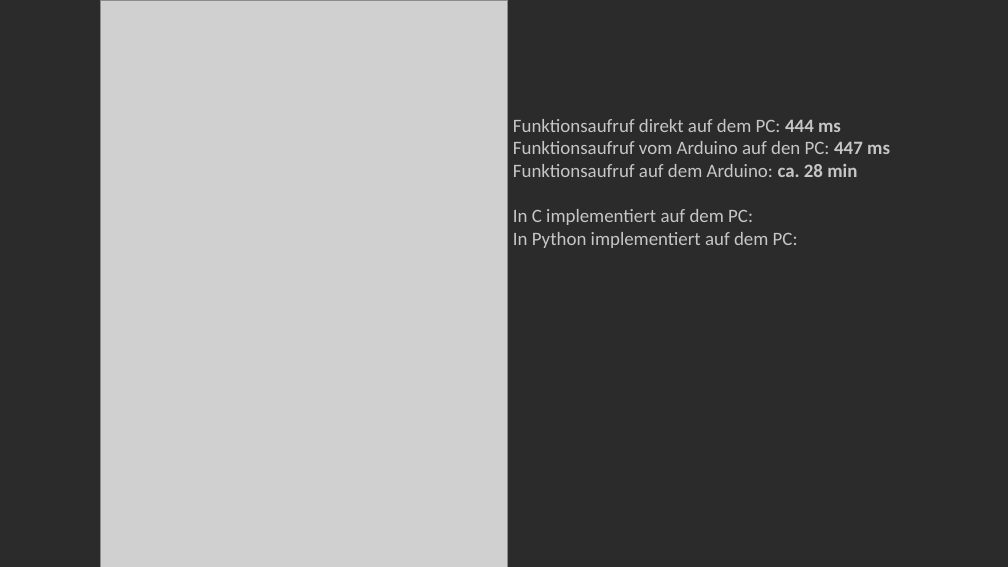
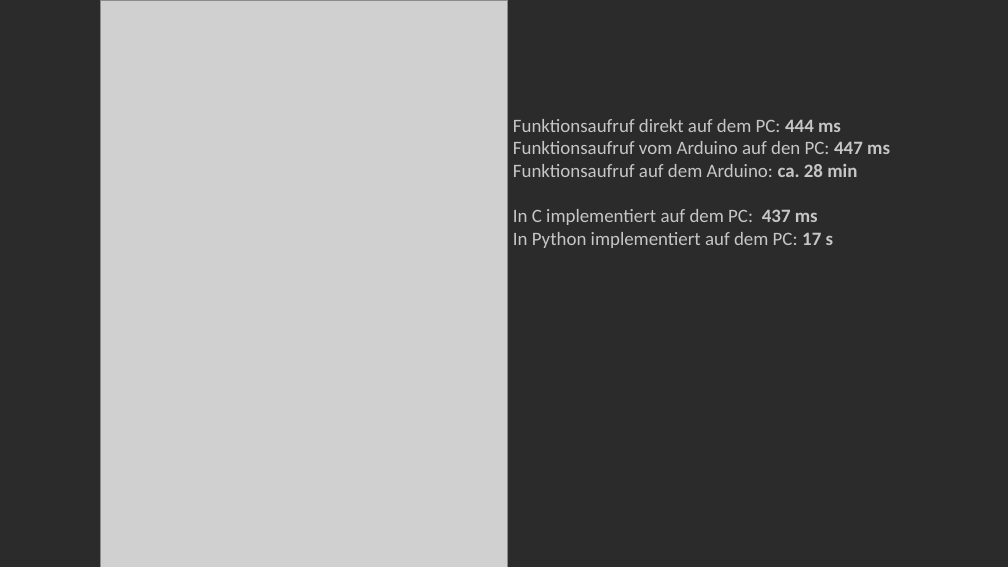
Before and after one commit to Bergschaf/Pyduino, a slide deck: slide 19 of Präsentation/Pyduino_Präsentation.pptx. Drawn at 1008x567 pixels with LibreOffice and Linux fonts; fonts in the diff are those of the drawing; grey boxes stand for pictures. Boxes give left, top, right and bottom in pixels: in the first picture for what was removed or moved away, otherwise in the second. Text is boxed around its words. In the diff, an @@ line names an element or a change of style, - is before the commit and + after.

Commit message:
Präsentation

```diff
--- a/Präsentation/Pyduino_Präsentation.pptx
+++ b/Präsentation/Pyduino_Präsentation.pptx
@@ text at (513,209,834,248): text changed @@
-In C implementiert auf dem PC:
-In Python implementiert auf dem PC:
+In C implementiert auf dem PC: 437 ms
+In Python implementiert auf dem PC: 17 s
```
